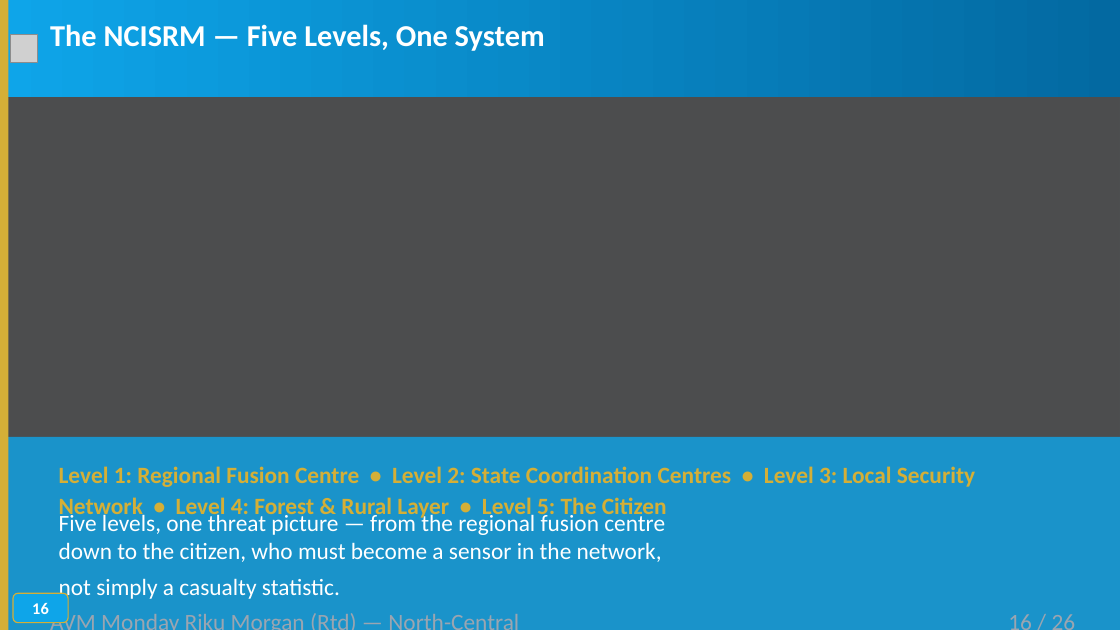
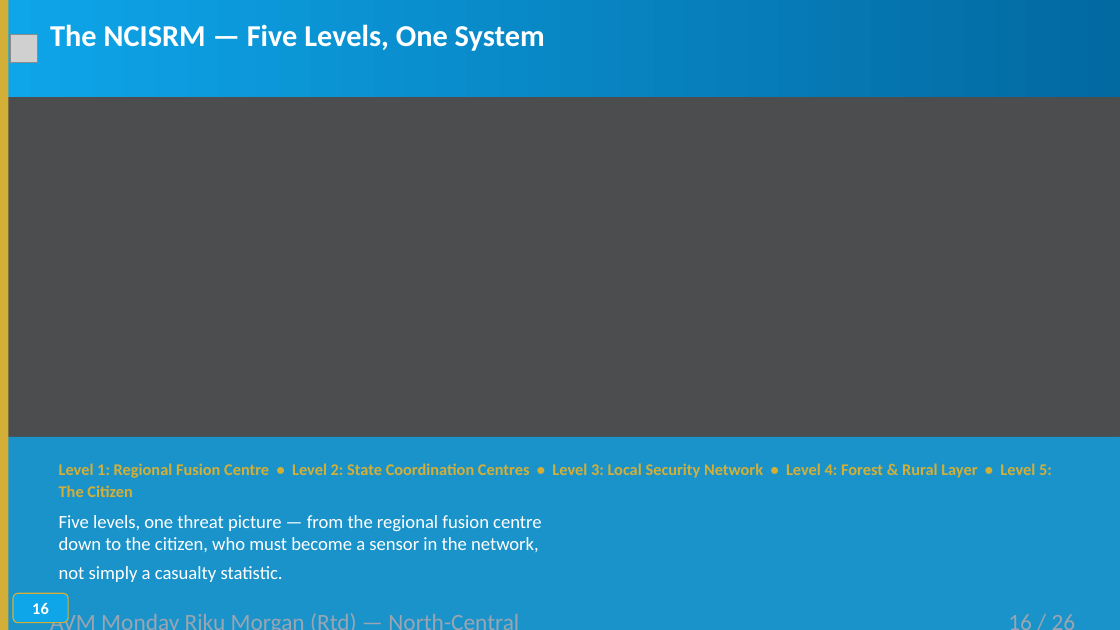
Before and after one commit to TOMDEGGS/BETONIQ-WEST-, a slide deck: slide 16 of avm_morgan_docs/AVM_MORGAN_SECURITY_KEYNOTE_ADDRESS_V4_MOD_AUG31.pptx. Drawn at 1120x630 pixels with LibreOffice and Linux fonts; fonts in the diff are those of the drawing; grey boxes stand for pictures; background and template pictures are left out; a plain dark background stands for a picture behind light text. Boxes give left, top, right and bottom in pixels: in the first picture for what was removed or moved away, otherwise in the second. Text is boxed around its words. In the diff, an @@ line names an element or a change of style, - is before the commit and + after.

Commit message:
Fix slide 16: five-levels caption overlapping subtitle text

```diff
--- a/avm_morgan_docs/AVM_MORGAN_SECURITY_KEYNOTE_ADDRESS_V4_MOD_AUG31.pptx
+++ b/avm_morgan_docs/AVM_MORGAN_SECURITY_KEYNOTE_ADDRESS_V4_MOD_AUG31.pptx
@@ text "Level 1: Regional Fusion Centre ..." at [59,463,1052,497]: size 20 to 14 pt @@
@@ text "Five levels, one threat picture ..." at [59,515,541,582]: size 20 to 16 pt @@
```
